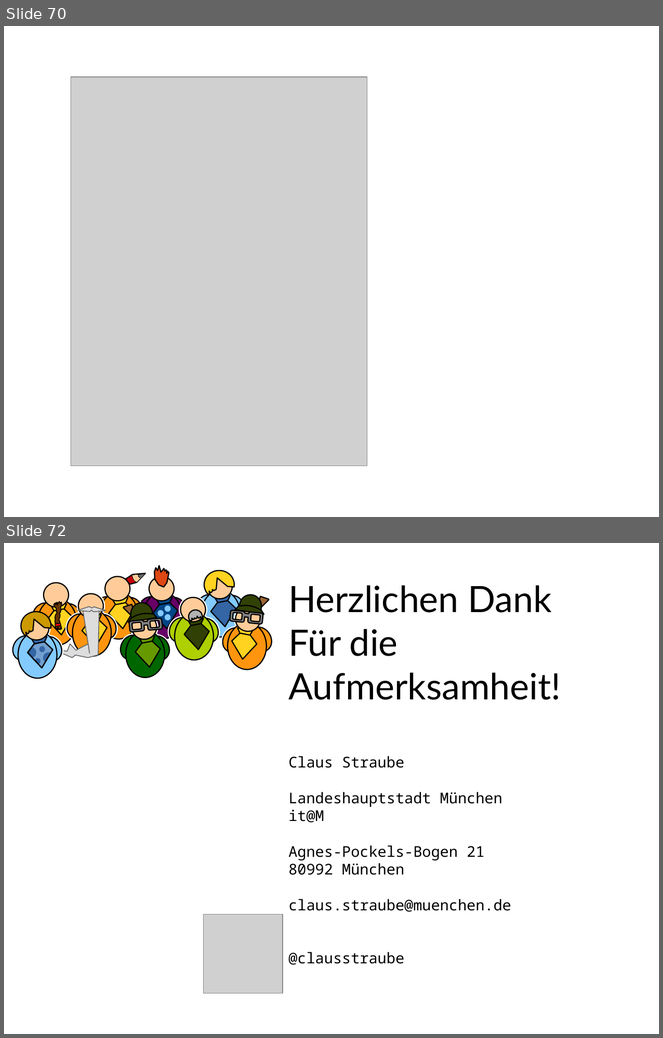
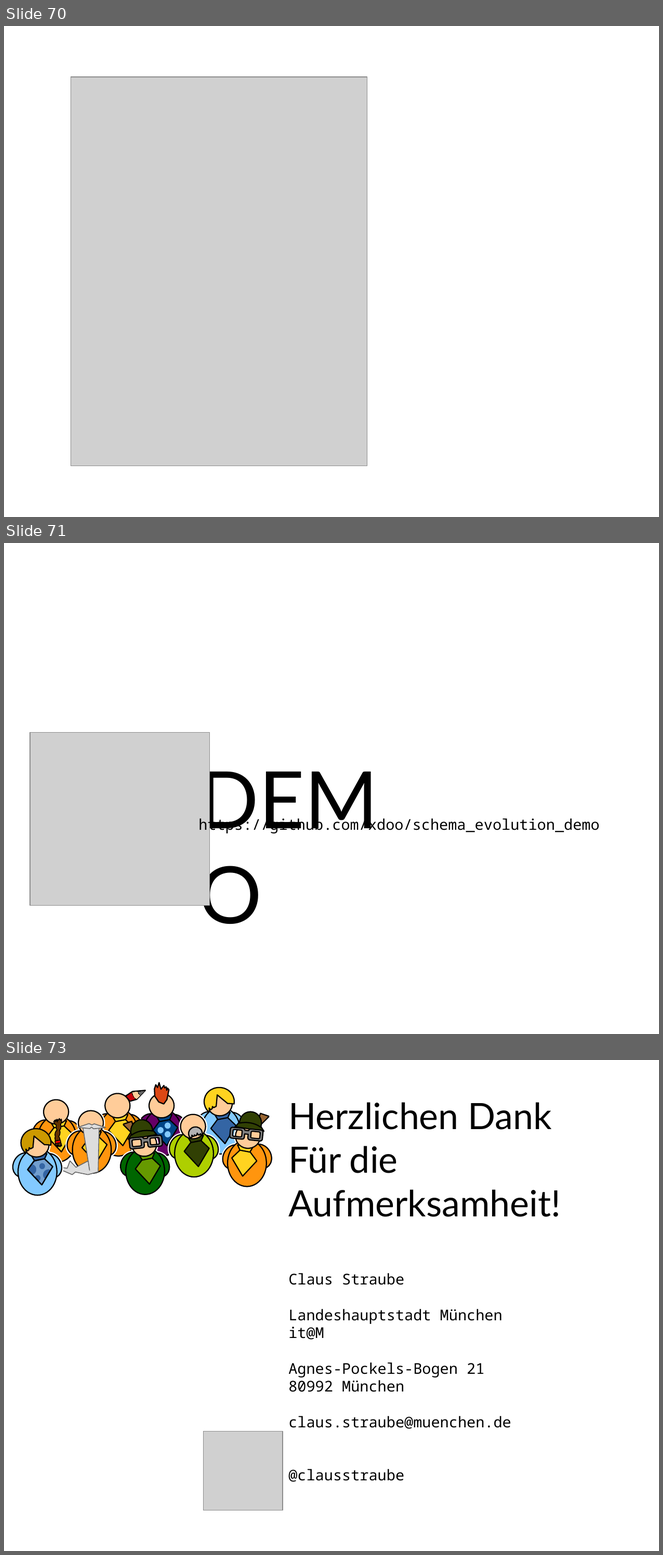
Before and after one commit to xdoo/schema_evolution_demo, a slide deck: Folien.odp. Shown one above the other, each under a label of ours: slides 70 and 72 before the commit, slides 70, 71 and 73 after it; the slides between them are not shown. The pictures are 663x1038 and 663x1555 pixels, drawn with LibreOffice and Linux fonts; fonts in the diff are those of the drawing; grey boxes stand for pictures. Boxes give left, top, right and bottom in pixels: in the first picture for what was removed or moved away, otherwise in the second. Text is boxed around its words. In the diff, an @@ line names an element or a change of style, - is before the commit and + after.

```diff
--- a/Folien.odp
+++ b/Folien.odp
@@ slide 71 added at <box>4,543,659,1034</box>, background #FFFFFF @@
@@ picture added at <box>30,733,210,906</box> @@
@@ text added at <box>193,746,440,860</box>, 96 pt, text #000000 @@
+DEMO
@@ text added at <box>198,816,599,834</box>, 18 pt, text #000000 @@
+https://github.com/xdoo/schema_evolution_demo
@@ what was slide 72 is now slide 73 @@
```
Also in this commit, not shown: 1 other slide added, 1 slide removed, 1 other file.
